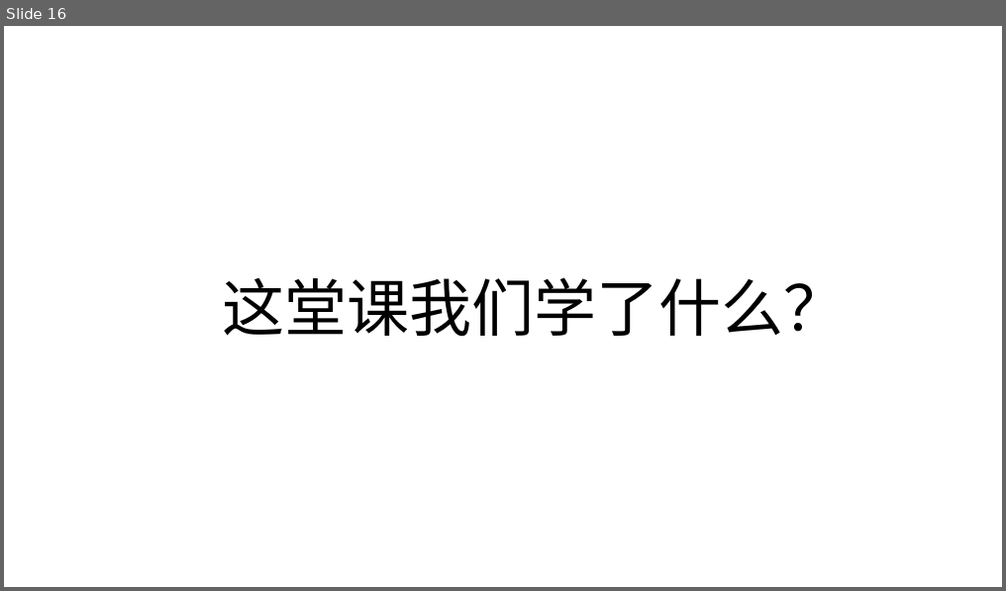
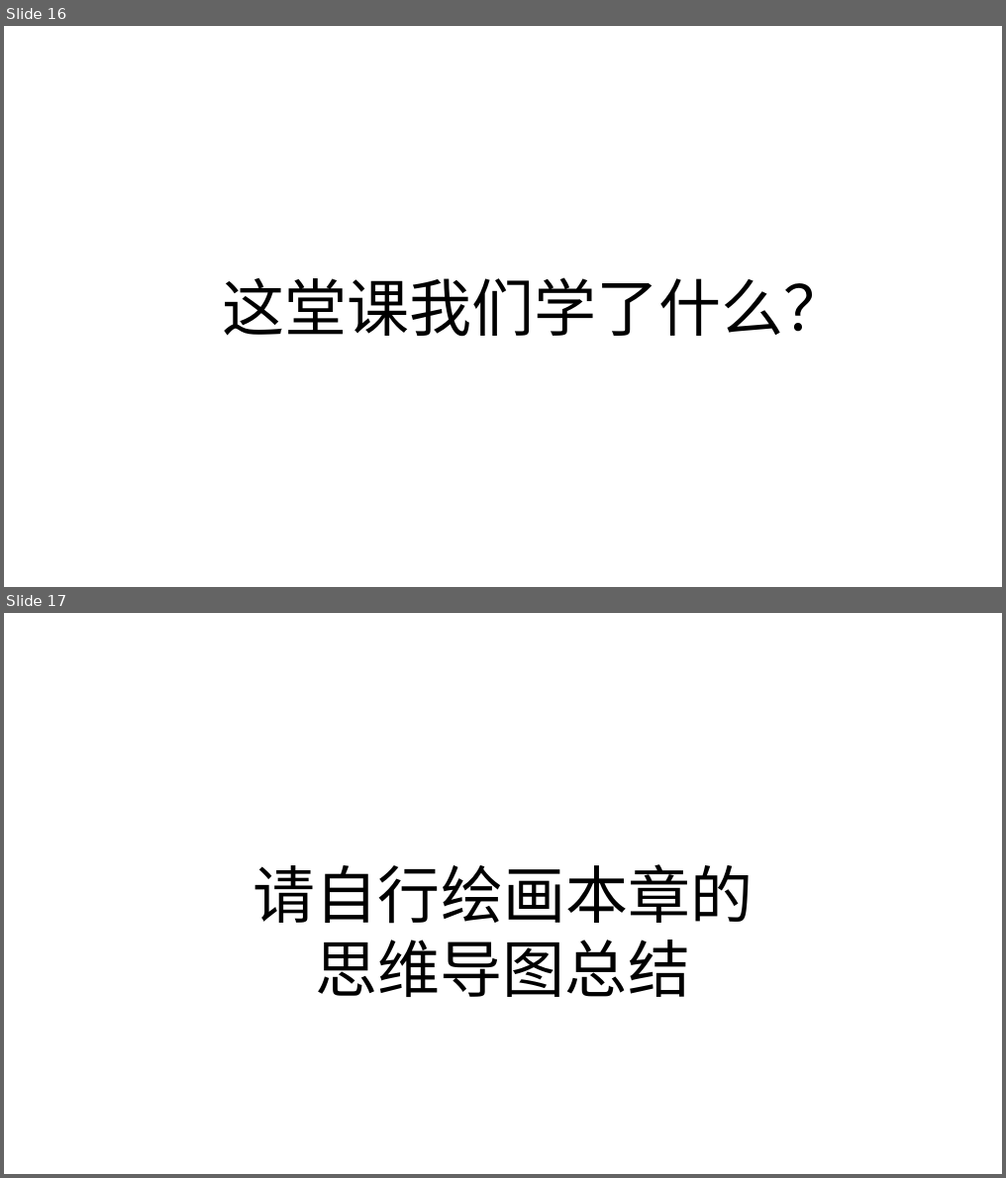
Before and after one commit to zjyesir/hmc_java_1, a slide deck: ppt/10. 对象的思考.pptx. Shown one above the other, each under a label of ours: slide 16 before the commit, slides 16 and 17 after it. The pictures are 1006x591 and 1006x1178 pixels, drawn with LibreOffice and Linux fonts; fonts in the diff are those of the drawing; background and template pictures are left out. Boxes give left, top, right and bottom in pixels: in the first picture for what was removed or moved away, otherwise in the second. Text is boxed around its words. In the diff, an @@ line names an element or a change of style, - is before the commit and + after.

```diff
--- a/ppt/10. 对象的思考.pptx
+++ b/ppt/10. 对象的思考.pptx
@@ slide 17 added at (x1=4, y1=613, x2=1002, y2=1174), background picture (left out) @@
@@ text added at (x1=253, y1=864, x2=752, y2=997), 60 pt, text #000000 @@
+请自行绘画本章的
+思维导图总结
```
Also in this commit, not shown: 1 slide changed.
